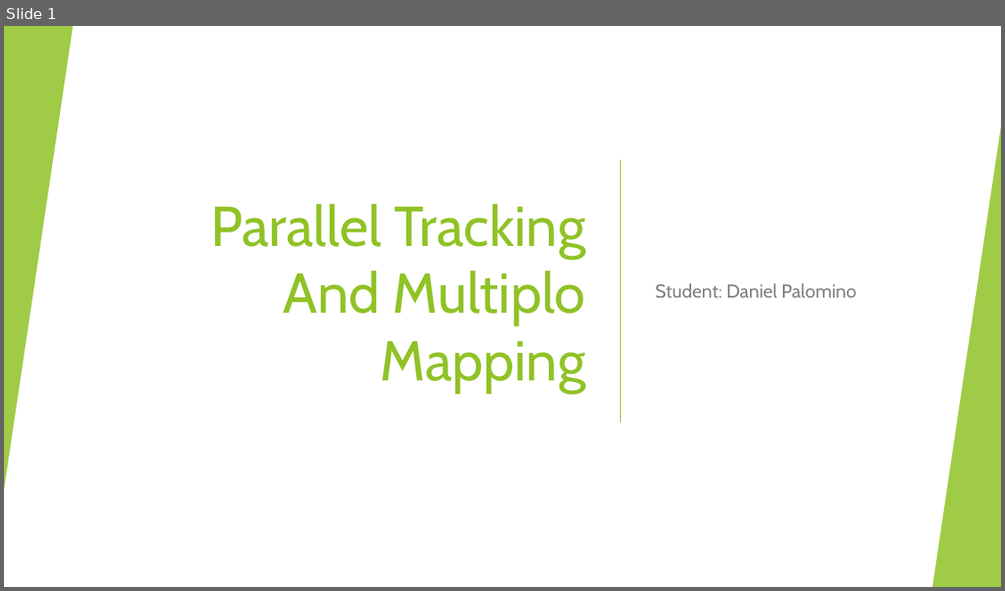
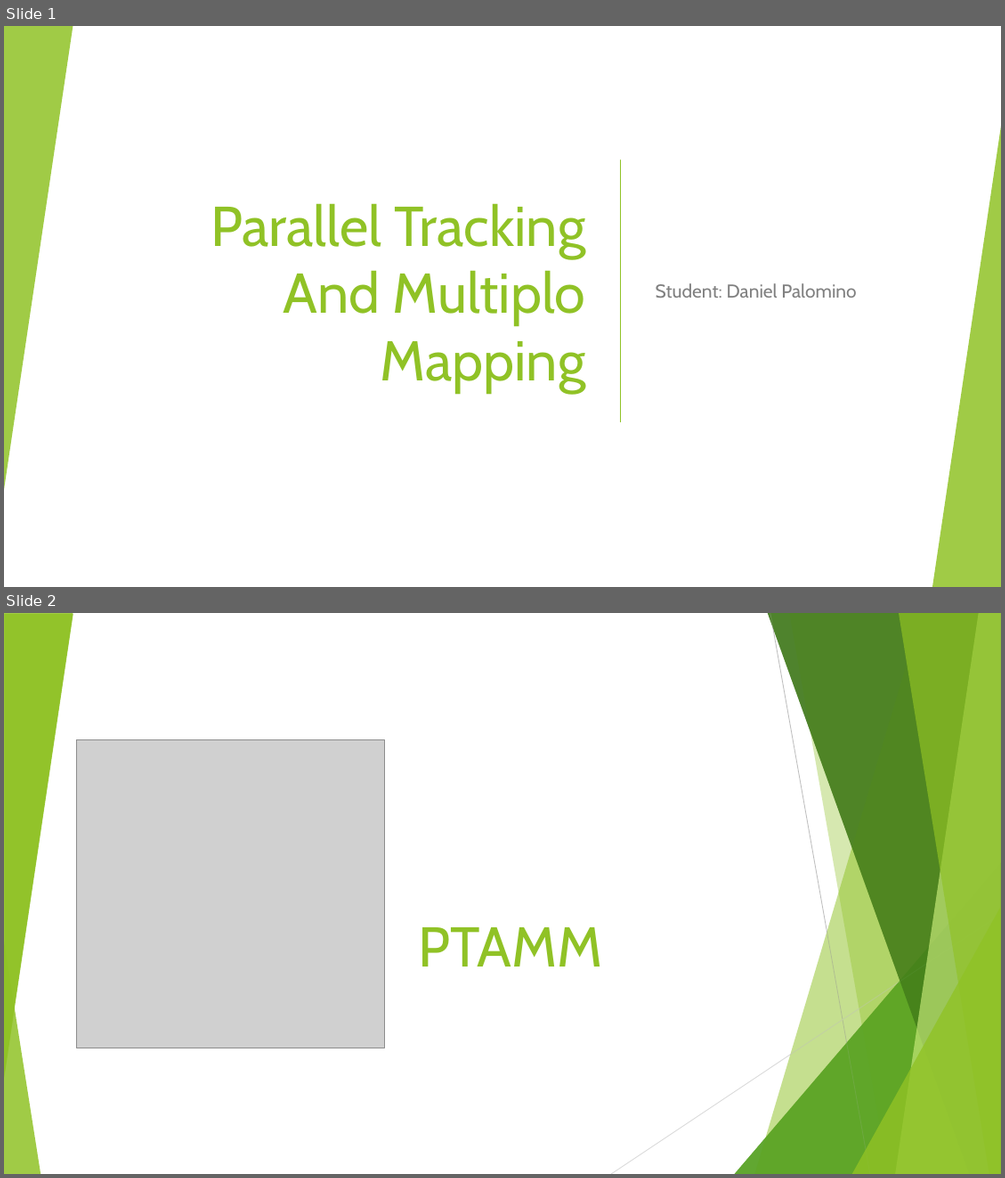
Before and after one commit to dpalominop/PTAM, a slide deck: presentation.pptx. Shown one above the other, each under a label of ours: slide 1 before the commit, slides 1 and 2 after it. The pictures are 1005x591 and 1005x1178 pixels, drawn with LibreOffice and Linux fonts; fonts in the diff are those of the drawing; grey boxes stand for pictures. Boxes give left, top, right and bottom in pixels: in the first picture for what was removed or moved away, otherwise in the second. Text is boxed around its words. In the diff, an @@ line names an element or a change of style, - is before the commit and + after.

```diff
--- a/presentation.pptx
+++ b/presentation.pptx
@@ slide 2 added at <box>4,613,1001,1174</box>, background #FFFFFF; not listed: 7 template elements that a slide beside it also shows @@
@@ group added at <box>4,613,1001,1174</box>: 5 freeform shapes, 3 triangles, 2 lines @@
@@ triangle added at <box>4,614,73,1078</box>, fill #90C226 at 85% opacity @@
@@ picture added at <box>77,740,385,1048</box> @@
@@ title added at <box>418,927,602,966</box>, 54 pt, text #90C226 @@
+PTAMM
@@ triangle added at <box>4,941,40,1174</box>, fill #90C226 at 85% opacity @@
```
Also in this commit, not shown: 7 other slides added, 1 slide removed, 1 other file.
